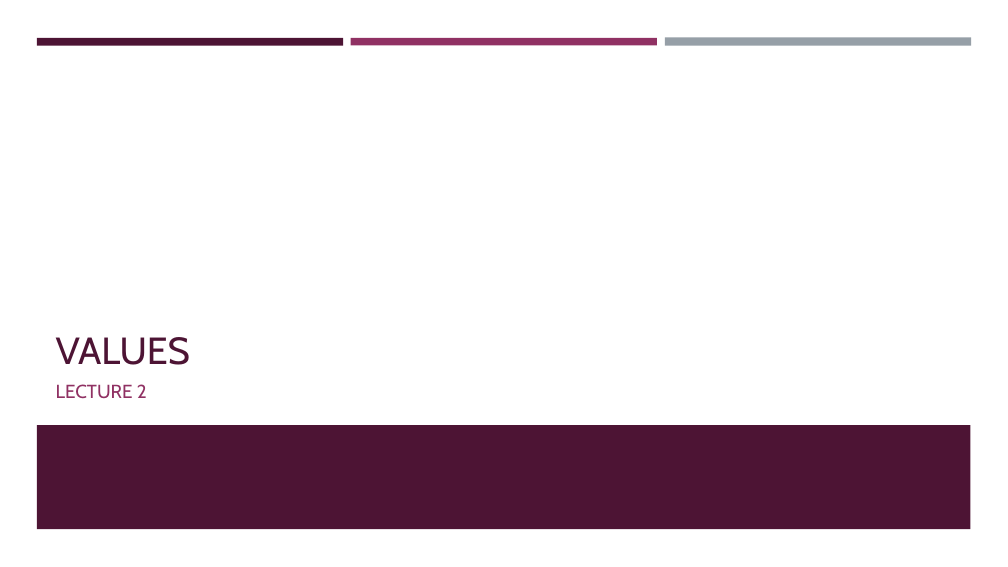
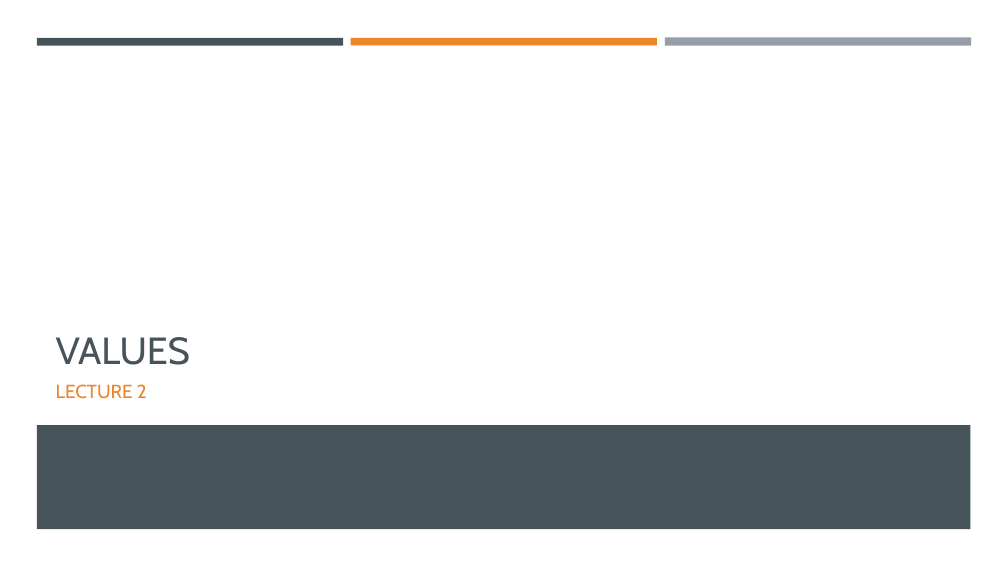
Before and after one commit to Ghost0396/iot, a slide deck: slide 14 of python/Python 3.pptx. Drawn at 1008x567 pixels with LibreOffice and Linux fonts; fonts in the diff are those of the drawing. Boxes give left, top, right and bottom in pixels: in the first picture for what was removed or moved away, otherwise in the second. Text is boxed around its words. In the diff, an @@ line names an element or a change of style, - is before the commit and + after.

Commit message:
Internet lecture, FAQ,md added. Changed letures.txt to .md. Python and git theme updated

```diff
--- a/python/Python 3.pptx
+++ b/python/Python 3.pptx
@@ rectangle at [37,38,343,45]: fill #4D1434 to #465359 @@
@@ rectangle at [351,38,657,45]: fill #903163 to #ED8428 @@
@@ title "VALUES" at [56,337,190,365]: text colour #4D1434 to #465359 @@
@@ text "LECTURE 2" at [56,384,147,399]: text colour #903163 to #ED8428 @@
@@ rectangle at [37,425,971,529]: fill #4D1434 to #465359 @@
```
Also in this commit, not shown: 15 other slides changed, 5 other files.
